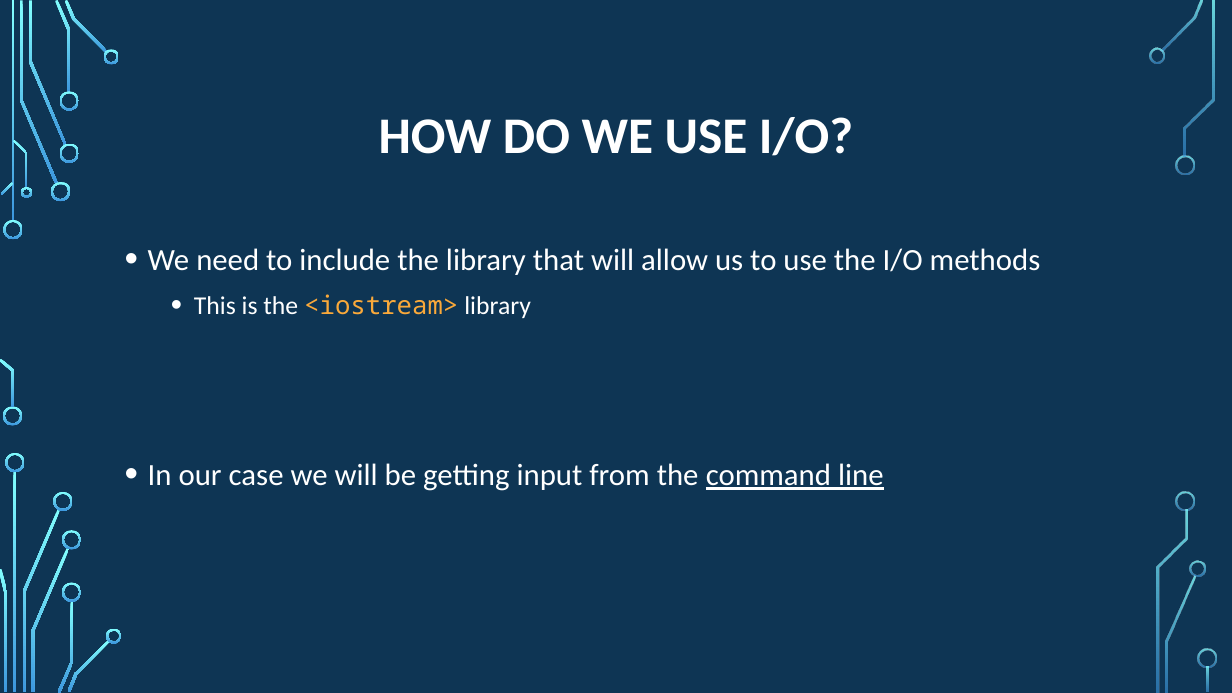
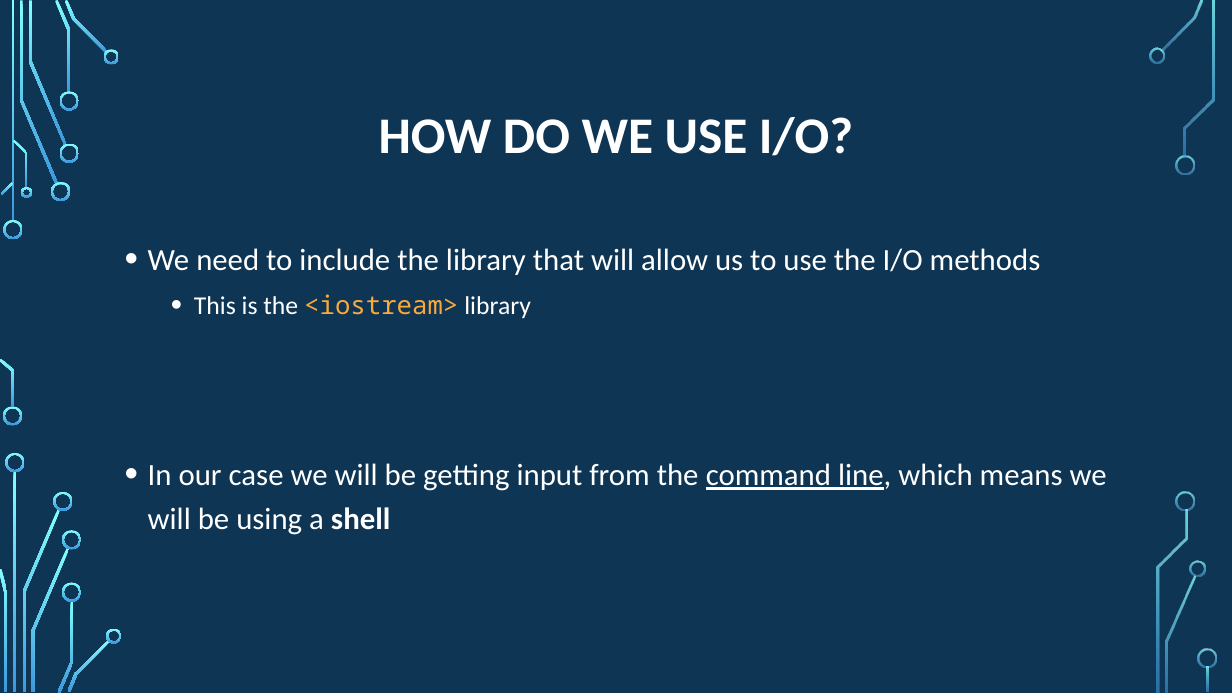
Before and after one commit to psypdt/ZIS_C-_Summer_Course_2019, a slide deck: slide 4 of Day_4/Day_4.pptx (slide 3 before the commit). Drawn at 1232x693 pixels with LibreOffice and Linux fonts; fonts in the diff are those of the drawing; background and template pictures are left out. Boxes give left, top, right and bottom in pixels: in the first picture for what was removed or moved away, otherwise in the second. Text is boxed around its words. In the diff, an @@ line names an element or a change of style, - is before the commit and + after.

Commit message:
Update day 4

```diff
--- a/Day_4/Day_4.pptx
+++ b/Day_4/Day_4.pptx
@@ text at bbox=[148, 463, 1107, 535]: text changed @@
-• In our case we will be getting input from the command line
+• In our case we will be getting input from the command line, which means we will be using a shell
```
Also in this commit, not shown: 2 other slides changed, 5 slides added.
